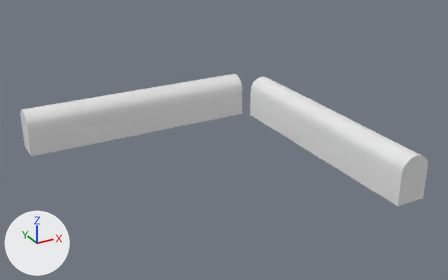
What one commit did to the OBJ model Assets/Models/Intro_Tunnel/Tunnel.obj.
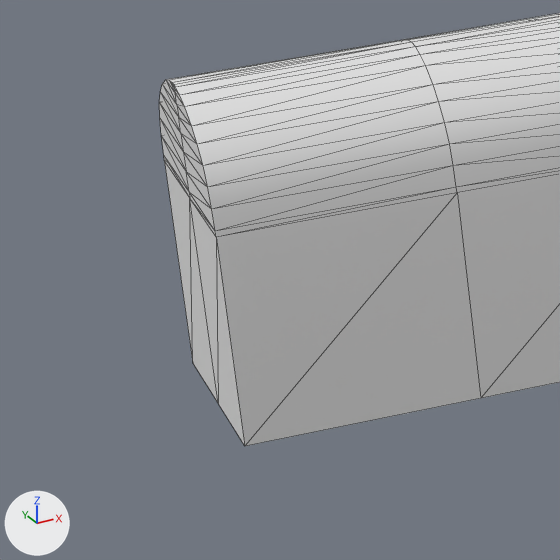
Each version appears first whole from a 50 mm lens placed at (-12.05, -11.96, 8.68), pointed at (-3.58, 3.45, 0.97), and next in a close-up on the part from 0% to 16% of the width and 36% to 61% of the height. Lighting does not change. The marker at lower left points along +X, +Y and +Z. The close-ups show mesh edges as thin lines. Where no turn or scale is listed for an object, it has been applied to the vertices. Vertices at the same position are counted once.

Objects in the first close-up: 'Walls_1'.
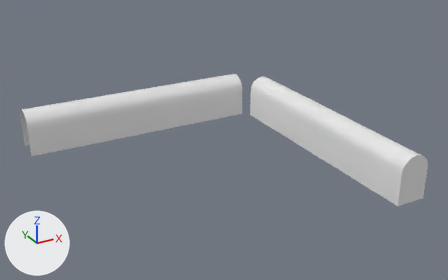
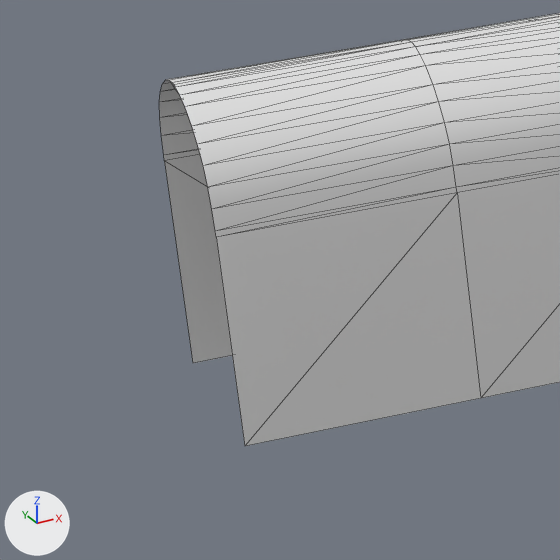
Pixel boxes (x1, y1, x2, y2) of what changed, in the close-ups (560 x 560 px):
part 1 of me_walls_1, deleted: before (159, 80, 245, 445)

Patch to the scene script:
```diff
--- a/Assets/Models/Intro_Tunnel/Tunnel.obj.py
+++ b/Assets/Models/Intro_Tunnel/Tunnel.obj.py
@@ me_walls_1 @@
 # used by ob_walls_1; location = (0.0, 0.0, 0.0)
-me_walls_1.from_pydata(...)  # 216 vertices, 384 faces; spans x -8.69..-0.7, y 7.25..8.22, z 0.0..1.46
+me_walls_1.from_pydata(...)  # 207 vertices, 348 faces; spans x -8.69..-0.7, y 7.25..8.22, z 0.0..1.46
+# me_walls_1 part 1
+# 9 vertices are removed from x -8.69, y 7.74, z 0.0..1.42
+# 36 faces are deleted
```
